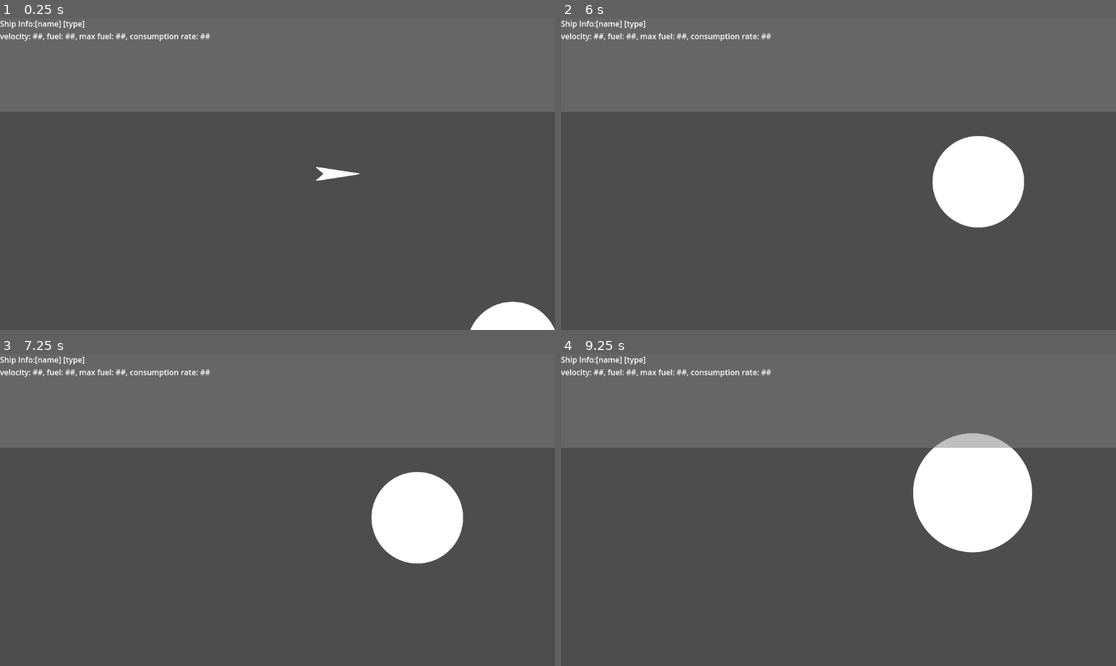
Above: before the commit, frames 1-4 (two rows, left to right).
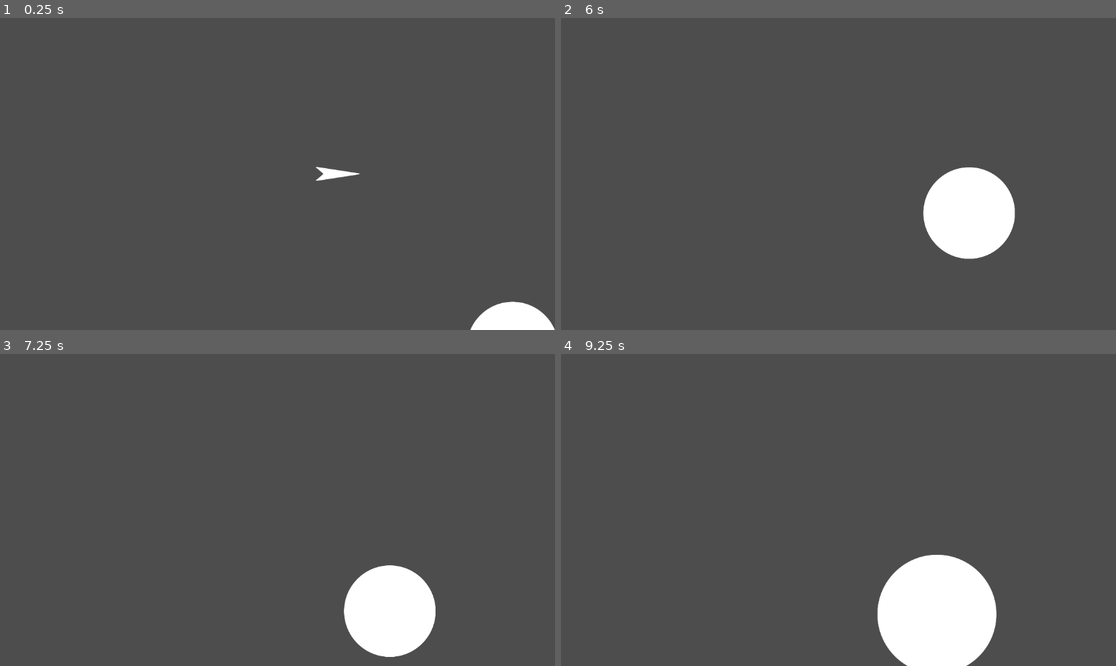
Above: after the commit, the same moments.

Repository: keenas7/arctic-patrol
Game: Godot game, scene res://scenes/main.tscn
Same seed, same stepped clock (60 frames per second), same inputs: the game is played once before the commit and once after it.
Inputs (mouse positions are in pixels of both pictures, inside the frame that each line leads up to):
- Up to frame 1 (0.25 s): no input
- Up to frame 2 (6 s): tap Enter (ui_accept) at 0.5, 2.3, 2.75 s; drag from (960, 174) to (894, 105) at 0.52 s; drag from (727, 189) to (810, 236) at 1.27 s; tap R (zoom reset) at 2, 3.5, 5 s; move the mouse to (894, 105) at 2.02 s; hold Middle mouse button (middle-click) 2.03-2.75 s; click (894, 105) at 2.17 s; drag from (810, 236) to (672, 127) at 2.77 s; move the mouse to (1005, 220) at 3.52 s; hold Enter (ui_accept) 3.53-4.25 s; tap Mouse wheel up (zoom in) at 3.6 s; click (1005, 220) at 3.67 s; drag from (672, 127) to (755, 96) at 4.27 s; move the mouse to (866, 174) at 5.02 s; hold Enter (ui_accept) 5.03-5.75 s; click (866, 174) at 5.17 s; drag from (755, 96) to (727, 189) at 5.77 s
- Up to frame 3 (7.25 s): move the mouse to (399, 494) at 6.52 s; hold Middle mouse button (middle-click) from 6.53 s (still down); click (399, 494) at 6.67 s; tap Enter (ui_accept) at 6.77, 6.8, 7.07 s
- Up to frame 4 (9.25 s): release Middle mouse button (middle-click) at 7.25 s; drag from (727, 525) to (810, 572) at 7.27 s; move the mouse to (894, 441) at 8.02 s; hold Enter (ui_accept) 8.03-8.75 s; tap Mouse wheel up (zoom in) at 8.1 s; click (894, 441) at 8.17 s; drag from (810, 572) to (672, 463) at 8.77 s

The runs differ from the first frame. In frame 1, 30% of the frame differs, in the area x 0-100%, y 0-31%; in frame 2, 34%; in frame 3, 38%; in frame 4, 42%, in the area x 0-100%, y 0-100%.

Commit message:
ship info ui complete

Diff:
--- a/u-ottawa-hack/scenes/main.tscn
+++ b/u-ottawa-hack/scenes/main.tscn
@@ -94,6 +94,7 @@
 
 [node name="Ship info UI" type="ColorRect" parent="UI layer"]
 unique_name_in_owner = true
+visible = false
 offset_right = 1152.0
 offset_bottom = 195.0
 color = Color(0.49803922, 0.49803922, 0.49803922, 0.49803922)
--- a/u-ottawa-hack/scenes/main_entities/ship/Ship.tscn
+++ b/u-ottawa-hack/scenes/main_entities/ship/Ship.tscn
@@ -22,3 +22,5 @@
 [node name="CollisionPolygon2D" type="CollisionPolygon2D" parent="."]
 rotation = 1.5707964
 polygon = PackedVector2Array(0, -45, 14.000002, 45, 0, 30, -14, 45)
+
+[connection signal="Left_Clicked_on" from="Click Handler Component" to="." method="showInfo"]
--- a/u-ottawa-hack/scenes/main_entities/ship/patroller/patroller.tscn
+++ b/u-ottawa-hack/scenes/main_entities/ship/patroller/patroller.tscn
@@ -21,3 +21,5 @@
 [node name="CollisionPolygon2D" type="CollisionPolygon2D" parent="."]
 rotation = 1.5707964
 polygon = PackedVector2Array(-12.999999, 19, -14, -5.9999995, -1.3113416e-06, -30, 14, -6.0000005, 14.000001, 19, 3.0000012, 25, -1.9999989, 25)
+
+[connection signal="Left_Clicked_on" from="Click Handler Component" to="." method="showInfo"]
--- a/u-ottawa-hack/scenes/main_entities/ship/shipper/shipper.tscn
+++ b/u-ottawa-hack/scenes/main_entities/ship/shipper/shipper.tscn
@@ -1,9 +1,11 @@
-[gd_scene load_steps=3 format=3 uid="uid://dv4nedxsgoi2a"]
+[gd_scene load_steps=4 format=3 uid="uid://dv4nedxsgoi2a"]
 
+[ext_resource type="Script" uid="uid://b1mbw4ac85cgn" path="res://scenes/main_entities/ship/shipper/shipper.gd" id="1_31fyq"]
 [ext_resource type="PackedScene" uid="uid://16006rq6wh3h" path="res://scripts/systems/Click Handler Component/click_handler_component.tscn" id="1_h5nfo"]
 [ext_resource type="Texture2D" uid="uid://0qr7i0dmjoxp" path="res://scenes/main_entities/ship/shipper/boat1.png" id="2_31fyq"]
 
 [node name="Shipper" type="CharacterBody2D"]
+script = ExtResource("1_31fyq")
 
 [node name="Click Handler Component" parent="." instance=ExtResource("1_h5nfo")]
 
@@ -20,3 +22,5 @@
 [node name="CollisionPolygon2D" type="CollisionPolygon2D" parent="."]
 rotation = 1.5707964
 polygon = PackedVector2Array(-12.999999, 19, -14, -5.9999995, -1.3113416e-06, -30, 14, -6.0000005, 14.000001, 19, 3.0000012, 25, -1.9999989, 25)
+
+[connection signal="Left_Clicked_on" from="Click Handler Component" to="." method="showInfo"]
--- a/u-ottawa-hack/scenes/ship_info_ui.gd
+++ b/u-ottawa-hack/scenes/ship_info_ui.gd
@@ -1,6 +1,11 @@
 extends ColorRect
 class_name UiInfoShip
 
+var info_text : Label
+
+func _ready() -> void:
+	info_text = get_node("Label")
 
 func showInfo(ship: Ship):
-	pass
+	info_text.text = "Ship Info:	"+ship.ship_display_name+" "+ship.ship_type+" \nvelocity: "+str(ship.velocity)+", fuel: "+str(ship.current_fuel)+", max fuel: "+str(ship.fuel_capacity)+", consumption rate: "+str(ship.fuel_consumption_rate)
+	visible = true
